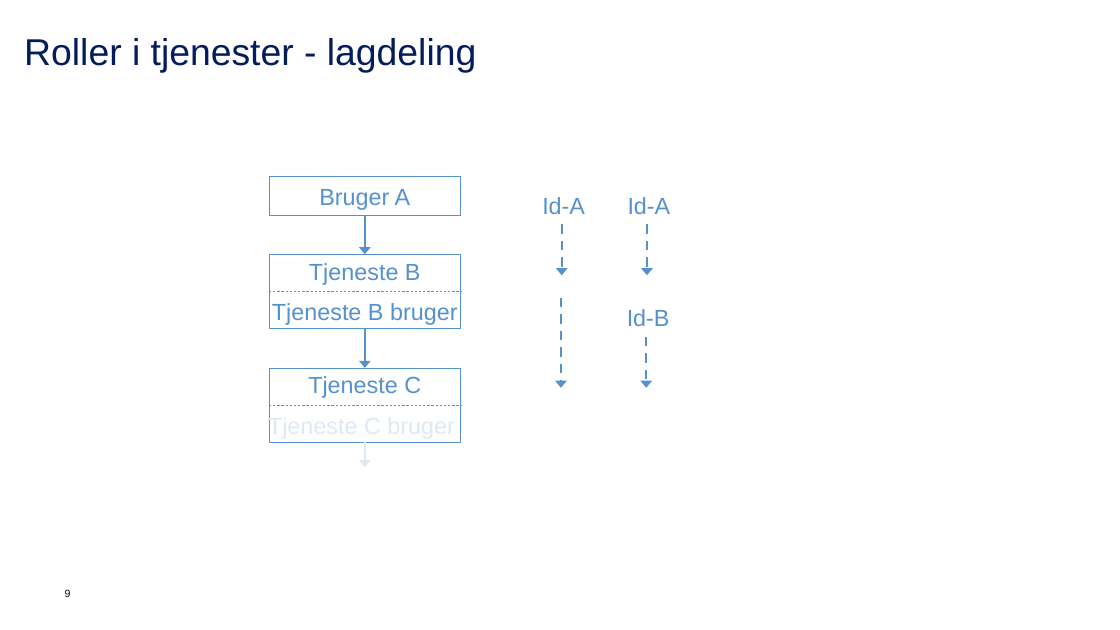
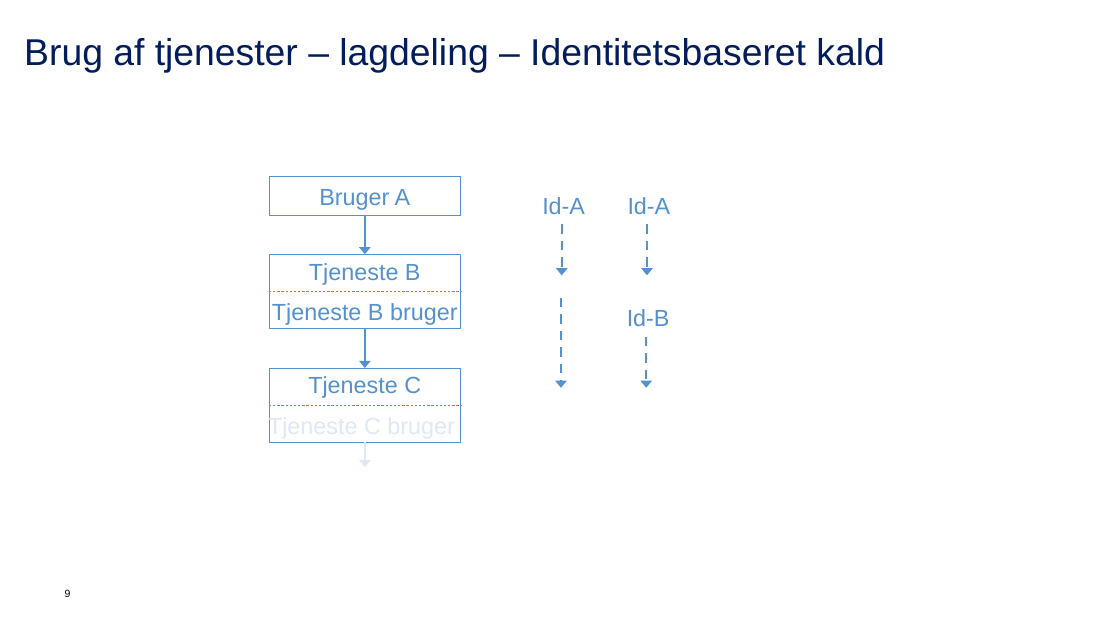
Before and after one commit to digst/trust, a slide deck: slide 9 of Figurer.pptx. Drawn at 1120x630 pixels with LibreOffice and Linux fonts; fonts in the diff are those of the drawing; background and template pictures are left out. Boxes give left, top, right and bottom in pixels: in the first picture for what was removed or moved away, otherwise in the second. Text is boxed around its words. In the diff, an @@ line names an element or a change of style, - is before the commit and + after.

```diff
--- a/Figurer.pptx
+++ b/Figurer.pptx
@@ title at bbox=[24, 38, 884, 73]: text changed @@
-Roller i tjenester - lagdeling
+Brug af tjenester – lagdeling – Identitetsbaseret kald
```
Also in this commit, not shown: 1 other slide changed, 56 other files.
